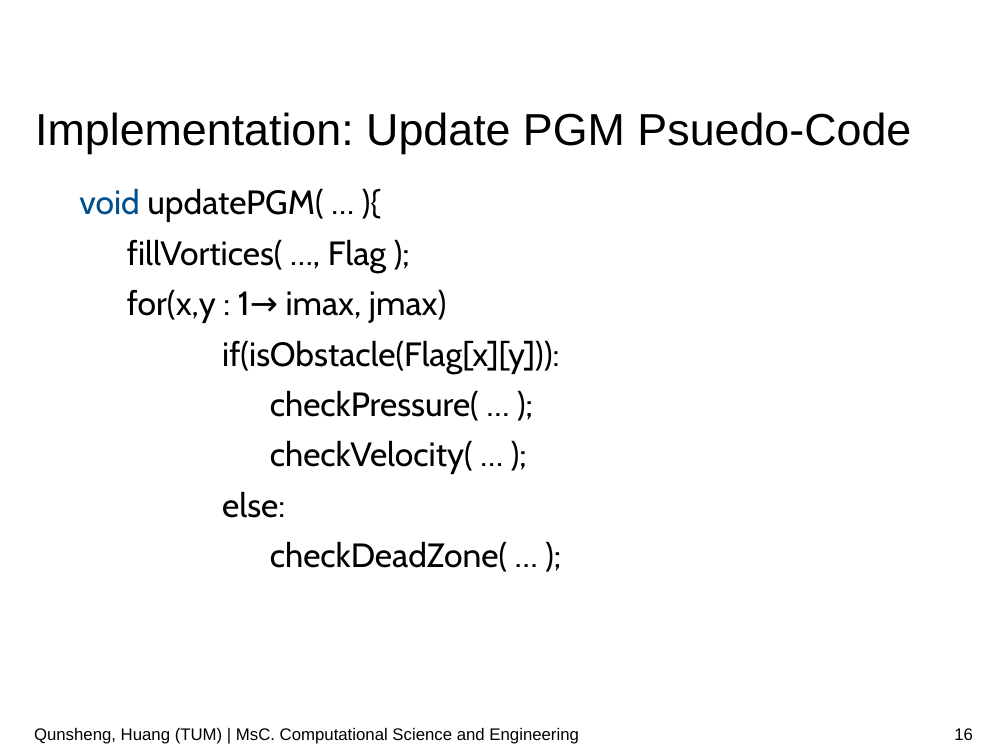
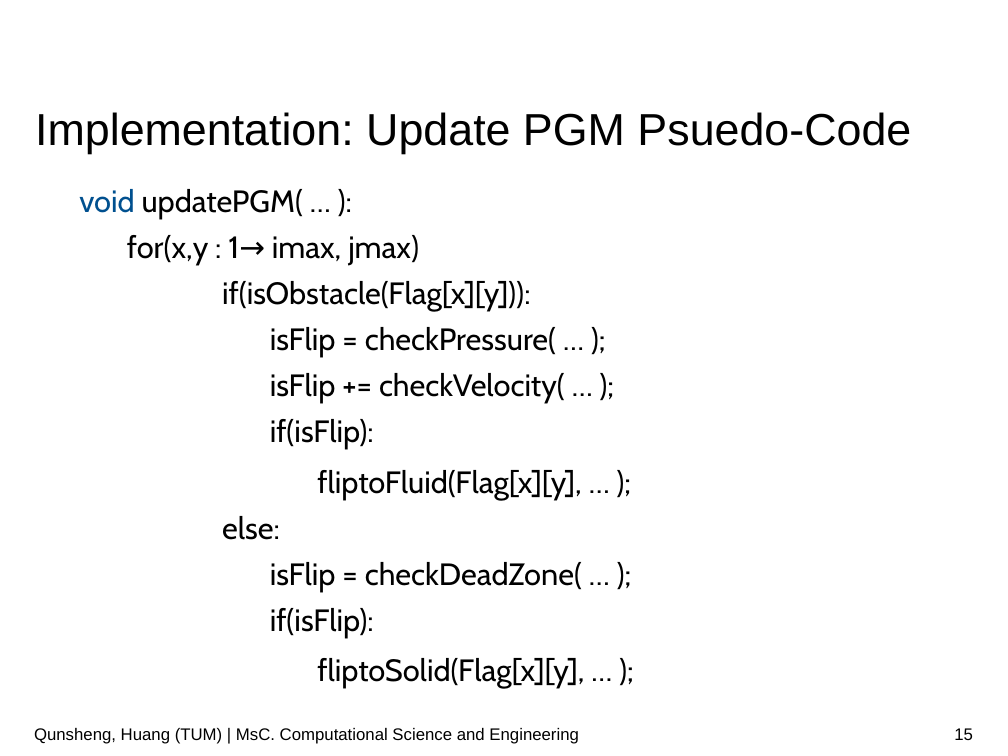
Before and after one commit to huangq1234553/cfd-lab, a slide deck: slide 15 of Presentation.odp (slide 16 before the commit). Drawn at 1008x756 pixels with LibreOffice and Linux fonts; fonts in the diff are those of the drawing; background and template pictures are left out. Boxes give left, top, right and bottom in pixels: in the first picture for what was removed or moved away, otherwise in the second. Text is boxed around its words. In the diff, an @@ line names an element or a change of style, - is before the commit and + after.

```diff
--- a/Presentation.odp
+++ b/Presentation.odp
@@ text at [79, 189, 303, 218]: text changed; size 24 to 22 pt @@
-void updatePGM( … ){
-  fillVortices( …, Flag );
+void updatePGM( … ):
@@ text at [127, 235, 530, 540]: size 24 to 22 pt in "for(x,y : 1→ imax, jmax)", "if(isObstacle(Flag[x][y])):", "else:" @@
@@ text at [270, 327, 581, 499]: text changed; size 24 to 22 pt @@
-        checkPressure( … );
-        checkVelocity( … );
+        isFlip = checkPressure( … );
+        isFlip += checkVelocity( … );
+        if(isFlip):
+          fliptoFluid(Flag[x][y], … );
@@ text at [270, 562, 584, 688]: text changed; size 24 to 22 pt @@
-        checkDeadZone( … );
+        isFlip = checkDeadZone( … );
+        if(isFlip):
+          fliptoSolid(Flag[x][y], … );
@@ page number at [954, 728, 973, 740]: text changed @@
-16
+15
```
Also in this commit, not shown: 9 other slides changed, 1 slide added, 1 slide removed.
